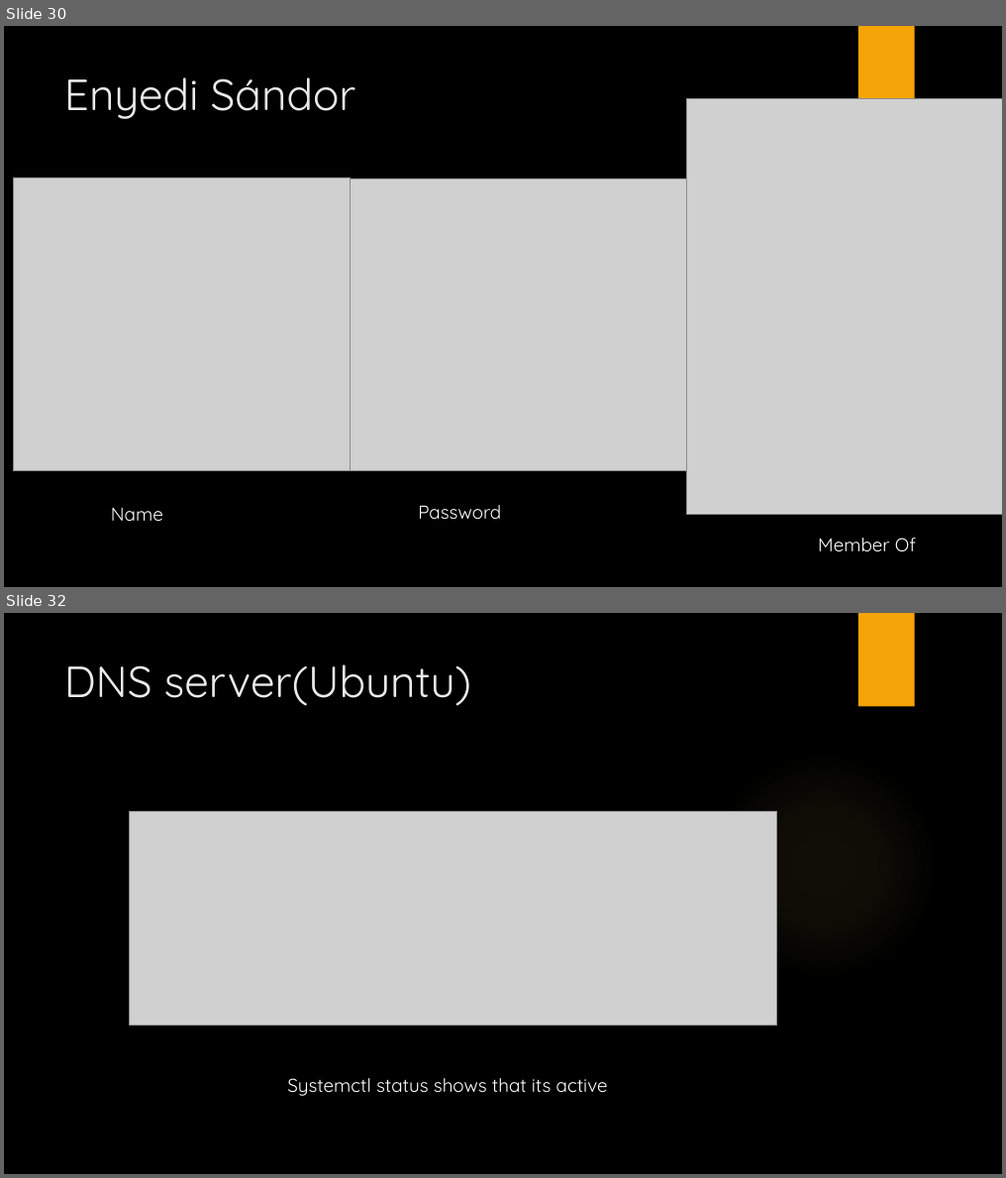
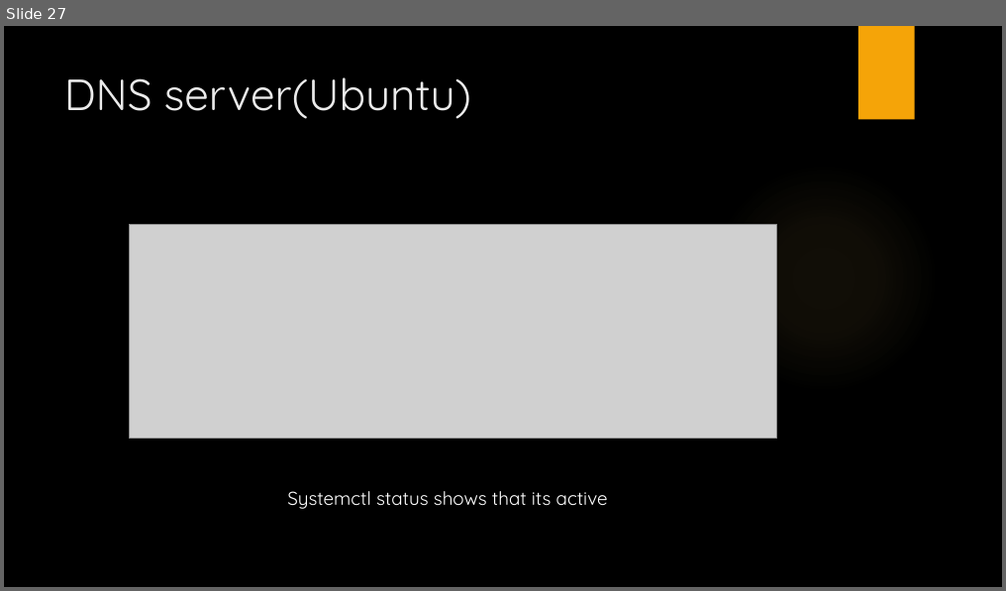
Before and after one commit to LajkaK2006/BorsodNet, a slide deck: BorsodNet.pptx. Shown one above the other, each under a label of ours: slides 30 and 32 before the commit, slide 27 after it; the slides between them are not shown. The pictures are 1006x1178 and 1006x591 pixels, drawn with LibreOffice and Linux fonts; fonts in the diff are those of the drawing; grey boxes stand for pictures; background and template pictures are left out. Boxes give left, top, right and bottom in pixels: in the first picture for what was removed or moved away, otherwise in the second. Text is boxed around its words. In the diff, an @@ line names an element or a change of style, - is before the commit and + after.

```diff
--- a/BorsodNet.pptx
+++ b/BorsodNet.pptx
@@ slide 30 removed at [4,26,1002,587], background picture (left out); not listed: 1 template element that a slide beside it also shows @@
@@ title removed at [64,77,356,119] @@
-Enyedi Sándor
@@ picture removed at [687,98,1002,514] @@
@@ picture removed at [13,177,350,472] @@
@@ picture removed at [350,178,687,472] @@
@@ text removed at [111,508,163,521] @@
-Name
@@ text removed at [418,505,501,519] @@
-Password
@@ text removed at [818,538,916,552] @@
-Member Of
@@ what was slide 32 is now slide 27 @@
```
Also in this commit, not shown: 4 slides changed, 4 other slides removed, 1 other file.
